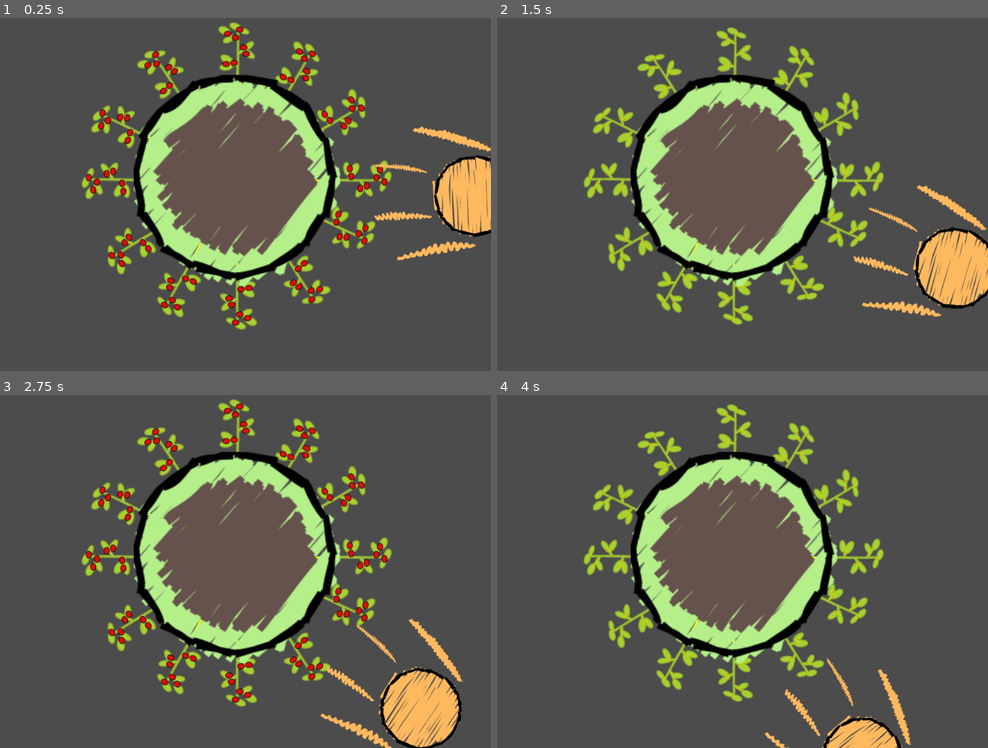
Above: before the commit, frames 1-4 (two rows, left to right).
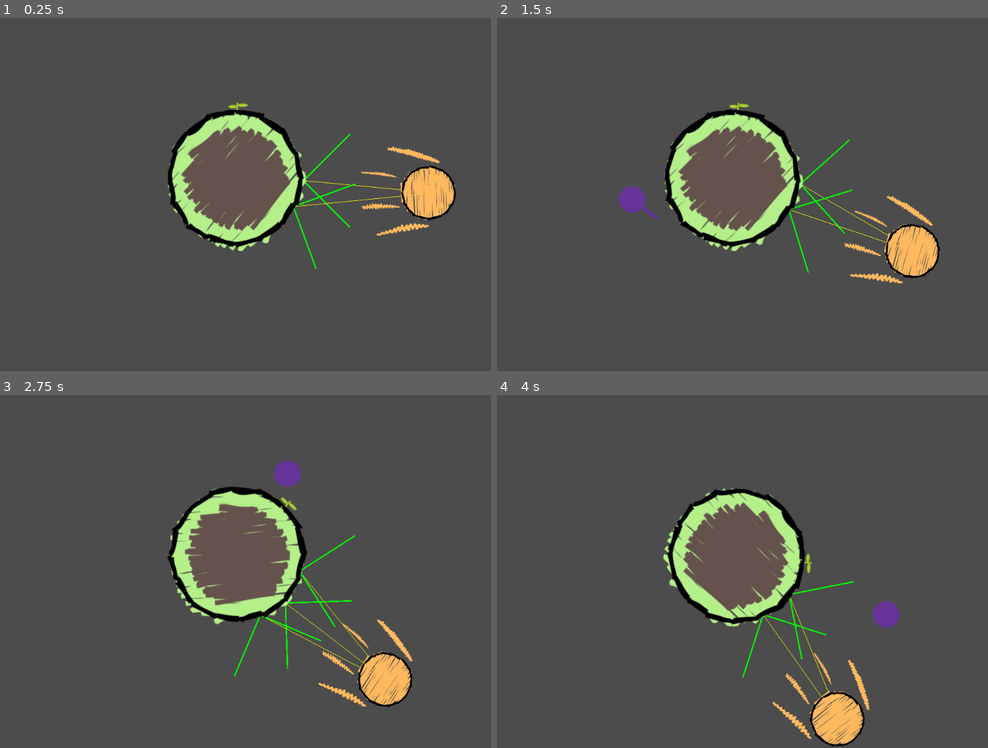
Above: after the commit, the same moments.

Repository: vnznznz/ld52
Game: Godot game, scene res://main.tscn
Two runs of this game, one before a commit and one after it. Both use one fixed random seed, a clock stepped at 60 frames per second and the inputs below.
Inputs (mouse positions are in pixels of both pictures, inside the frame that each line leads up to):
- Up to frame 1 (0.25 s): no input
- Up to frame 2 (1.5 s): move the mouse to (845, 162) at 0.52 s; click (845, 162) at 0.67 s; drag from (634, 198) to (708, 258) at 1.27 s
- Up to frame 3 (2.75 s): move the mouse to (289, 472) at 2.02 s; click (289, 472) at 2.17 s
- Up to frame 4 (4 s): drag from (708, 635) to (580, 500) at 2.77 s; move the mouse to (884, 613) at 3.52 s; click (884, 613) at 3.67 s

The runs differ from the first frame. In frame 1, 25% of the frame differs, in the area x 16-100%, y 1-89%; in frame 2, 25%; in frame 3, 26%, in the area x 16-95%, y 1-100%; in frame 4, 23%.

Commit message:
plant growing!

Diff:
--- a/godot/planet.tscn
+++ b/godot/planet.tscn
@@ -1,9 +1,8 @@
-[gd_scene load_steps=5 format=2]
+[gd_scene load_steps=4 format=2]
 
 [ext_resource path="res://assets/planet.png" type="Texture" id=1]
 [ext_resource path="res://scripts/planet.gd" type="Script" id=2]
 [ext_resource path="res://planting_spot.tscn" type="PackedScene" id=3]
-[ext_resource path="res://tomato.tscn" type="PackedScene" id=4]
 
 [node name="planet" type="Node2D"]
 script = ExtResource( 2 )
@@ -12,64 +11,41 @@
 
 [node name="planting_spot" parent="planting_spots" instance=ExtResource( 3 )]
 position = Vector2( 1, -208 )
-
-[node name="tomato" parent="planting_spots/planting_spot" instance=ExtResource( 4 )]
+has_active_plant = true
 
 [node name="planting_spot2" parent="planting_spots" instance=ExtResource( 3 )]
 position = Vector2( 100, -174 )
 
-[node name="tomato2" parent="planting_spots/planting_spot2" instance=ExtResource( 4 )]
-
 [node name="planting_spot3" parent="planting_spots" instance=ExtResource( 3 )]
 position = Vector2( 166, -100 )
-
-[node name="tomato3" parent="planting_spots/planting_spot3" instance=ExtResource( 4 )]
 
 [node name="planting_spot4" parent="planting_spots" instance=ExtResource( 3 )]
 position = Vector2( 201, -1 )
 
-[node name="tomato4" parent="planting_spots/planting_spot4" instance=ExtResource( 4 )]
-
 [node name="planting_spot5" parent="planting_spots" instance=ExtResource( 3 )]
 position = Vector2( 171, 78 )
-
-[node name="tomato5" parent="planting_spots/planting_spot5" instance=ExtResource( 4 )]
 
 [node name="planting_spot6" parent="planting_spots" instance=ExtResource( 3 )]
 position = Vector2( 102, 157 )
 
-[node name="tomato6" parent="planting_spots/planting_spot6" instance=ExtResource( 4 )]
-
 [node name="planting_spot7" parent="planting_spots" instance=ExtResource( 3 )]
 position = Vector2( 1, 190 )
-
-[node name="tomato7" parent="planting_spots/planting_spot7" instance=ExtResource( 4 )]
 
 [node name="planting_spot8" parent="planting_spots" instance=ExtResource( 3 )]
 position = Vector2( -95, 169 )
 
-[node name="tomato8" parent="planting_spots/planting_spot8" instance=ExtResource( 4 )]
-
 [node name="planting_spot9" parent="planting_spots" instance=ExtResource( 3 )]
 position = Vector2( -168, 104 )
-
-[node name="tomato9" parent="planting_spots/planting_spot9" instance=ExtResource( 4 )]
 
 [node name="planting_spot10" parent="planting_spots" instance=ExtResource( 3 )]
 position = Vector2( -202, -1 )
 
-[node name="tomato" parent="planting_spots/planting_spot10" instance=ExtResource( 4 )]
-
 [node name="planting_spot11" parent="planting_spots" instance=ExtResource( 3 )]
 position = Vector2( -186, -90 )
-
-[node name="tomato" parent="planting_spots/planting_spot11" instance=ExtResource( 4 )]
 
 [node name="planting_spot12" parent="planting_spots" instance=ExtResource( 3 )]
 position = Vector2( -114, -171 )
 
-[node name="tomato" parent="planting_spots/planting_spot12" instance=ExtResource( 4 )]
-
 [node name="sprite" type="Sprite" parent="."]
 scale = Vector2( 2, 2 )
 texture = ExtResource( 1 )
--- a/godot/planting_spot.tscn
+++ b/godot/planting_spot.tscn
@@ -1,6 +1,11 @@
-[gd_scene load_steps=2 format=2]
+[gd_scene load_steps=3 format=2]
 
 [ext_resource path="res://scripts/planting_spot.gd" type="Script" id=1]
+[ext_resource path="res://tomato.tscn" type="PackedScene" id=2]
 
 [node name="planting_spot" type="Node2D"]
 script = ExtResource( 1 )
+
+[node name="plant" type="Node2D" parent="."]
+
+[node name="tomato" parent="plant" instance=ExtResource( 2 )]
--- a/godot/scripts/G.gd
+++ b/godot/scripts/G.gd
@@ -1,3 +1,11 @@
 extends Node
 
 var NEEDS_PLANET = "needs_planet"
+var NEEDS_SUN = "needs_sun"
+
+
+var label = Label.new()
+var DEFAULT_FONT = label.get_font("")
+
+
+var PLANT_SUN_ANGLE = 45
--- a/godot/scripts/planet.gd
+++ b/godot/scripts/planet.gd
@@ -1,10 +1,41 @@
 extends Node2D
 
+var dragging:bool = false
+var drag_start:Vector2
+var drag_end:Vector2
+var rotate_mag:float = 0
 func _ready():
 	yield(get_tree(), "idle_frame")
 	get_tree().call_group(G.NEEDS_PLANET, "set_planet", self)
 
 
+func easeInCirc(x):
+	return 1 - sqrt(1 - pow(x, 2));
 
 func _process(delta):
-	pass
+	if dragging:
+		update()
+		var drag = (drag_end - drag_start)
+		rotate_mag = easeInCirc(clamp(drag.length(), 0, 150) / 500) * sign((drag_end - drag_start).normalized().x + (drag_start - drag_end).normalized().y) # yes
+		self.rotate(rotate_mag)
+
+
+func _draw():
+	if dragging == false:
+		return
+
+	draw_circle(to_local(drag_start), 40, Color.rebeccapurple)
+	draw_line(to_local(drag_start), to_local(drag_end), Color.rebeccapurple, 10)
+
+
+func _input(event):
+	if event is InputEventMouseButton:
+		if event.is_pressed():
+			if dragging == false:
+				drag_start = get_global_mouse_position()
+				drag_end = drag_start
+			dragging = true
+		else:
+			dragging = false
+	elif event is InputEventMouseMotion and dragging:
+		drag_end = get_global_mouse_position()
--- a/godot/scripts/planting_spot.gd
+++ b/godot/scripts/planting_spot.gd
@@ -1,26 +1,58 @@
 extends Node2D
 
+export var has_active_plant:bool = false
 
 var planet:Node2D
+var sun:Node2D
+
+var has_sun_exposure:bool = true
+
 
 
 # Called when the node enters the scene tree for the first time.
 func _ready():
 	add_to_group(G.NEEDS_PLANET)
-
+	add_to_group(G.NEEDS_SUN)
 
 func set_planet(planet):
 	self.planet = planet
 
 	self.rotation = to_local(planet.global_position).angle() - PI/2
 	update()
-# Called every frame. 'delta' is the elapsed time since the previous frame.
-#func _process(delta):
-#	pass
+
+func set_sun(sun):
+	self.sun = sun
+
+func _process(delta):
+	update()
+	var angle_to_sun:float = rad2deg(to_local(sun.global_position).angle())
+	var left_bound = -90 - G.PLANT_SUN_ANGLE
+	var right_bound = -90 + G.PLANT_SUN_ANGLE
+	if angle_to_sun >= left_bound and angle_to_sun <= right_bound:
+		has_sun_exposure = true
+	else:
+		has_sun_exposure = false
+
+	if has_active_plant:
+		$plant.visible = true
+		$plant/tomato.has_sun_exposure = has_sun_exposure
+	else:
+		$plant.visible = false
 
 
 func _draw():
 	if not is_instance_valid(planet):
 		return
-	draw_circle(to_local(planet.global_position), 5, Color.yellow)
-	draw_line(Vector2.ZERO, to_local(planet.global_position), Color.yellow, 4)
+
+	# draw_circle(to_local(planet.global_position), 5, Color.yellow)
+	# draw_line(Vector2.ZERO, to_local(planet.global_position), Color.yellow, 4)
+	# draw_line(Vector2.ZERO, Vector2.UP * 200, Color.darkgoldenrod, 4)
+	# draw_string(G.DEFAULT_FONT, (Vector2.UP * 200),"%f°" % [angle_to_sun])
+
+	var marker_color = Color.darkgoldenrod
+	if has_sun_exposure:
+		marker_color = Color.green
+		draw_line(Vector2.ZERO, to_local(sun.global_position), Color.yellow, 1)
+
+		draw_line(Vector2.ZERO, (Vector2.UP * 200).rotated(-PI/4), marker_color, 4)
+		draw_line(Vector2.ZERO, (Vector2.UP * 200).rotated(PI/4), marker_color, 4)
--- a/godot/scripts/sun.gd
+++ b/godot/scripts/sun.gd
@@ -10,6 +10,8 @@
 # Called when the node enters the scene tree for the first time.
 func _ready():
 	add_to_group(G.NEEDS_PLANET)
+	yield(get_tree(), "idle_frame")
+	get_tree().call_group(G.NEEDS_SUN, "set_sun", self)
 
 
 
@@ -24,6 +26,7 @@
 
 	angle += speed * delta
 	self.global_position = Vector2(planet.position.x + radius * cos(angle), planet.position.y + radius * sin(angle))
+	# self.global_position = get_global_mouse_position()
 	self.rotation = atan2(planet.position.y - position.y, planet.position.x - position.x) + PI/2
 
 func _draw():
--- a/godot/scripts/tomato.gd
+++ b/godot/scripts/tomato.gd
@@ -3,18 +3,40 @@
 
 # Declare member variables here. Examples:
 # var a = 2
-# var b = "text"
+var SUN_EXPOSURE_DECAY = 100
+var SUN_EXPOSURE_MAG = 200
+var sun_accu = 0
 
+var EXPOSURE_LEVELS = [
+	{"sun": 0},
+	{"sun": 100},
+	{"sun": 200},
+	{"sun": 300},
+	{"sun": 400},
+]
+
+
+var has_sun_exposure:bool = true
 
 # Called when the node enters the scene tree for the first time.
 func _ready():
-	pass # Replace with function body.
+	$sprite.frame = 0
 
 
-# Called every frame. 'delta' is the elapsed time since the previous frame.
-#func _process(delta):
-#	pass
+func _process(delta):
+	if has_sun_exposure:
+		sun_accu += SUN_EXPOSURE_MAG * delta
+	else:
+		sun_accu -= SUN_EXPOSURE_DECAY * delta
 
+	if sun_accu  < 0:
+		sun_accu = 0
+	var exposure_idx = 0
+	for i in range(len(EXPOSURE_LEVELS)):
+		if sun_accu >= EXPOSURE_LEVELS[i]["sun"]:
+			exposure_idx = i
+
+	$sprite.frame = exposure_idx
 
 func _on_grow_rate_timeout():
 	$sprite.frame = ($sprite.frame + 1) % 5
--- a/godot/tomato.tscn
+++ b/godot/tomato.tscn
@@ -14,6 +14,5 @@
 
 [node name="grow_rate" type="Timer" parent="."]
 wait_time = 0.5
-autostart = true
 
 [connection signal="timeout" from="grow_rate" to="." method="_on_grow_rate_timeout"]
--- a/godot/world.tscn
+++ b/godot/world.tscn
@@ -5,12 +5,15 @@
 
 [node name="world" type="Node2D"]
 
+[node name="Camera2D" type="Camera2D" parent="."]
+current = true
+zoom = Vector2( 1.5, 1.5 )
+
 [node name="planet" parent="." instance=ExtResource( 1 )]
-position = Vector2( 512, 384 )
 rotation = 0.00630886
 
 [node name="sun" parent="." instance=ExtResource( 2 )]
-position = Vector2( 80, 35 )
+position = Vector2( -462, -339 )
 rotation = 2.29511
-radius = 500
+radius = 600
 speed = 0.25
